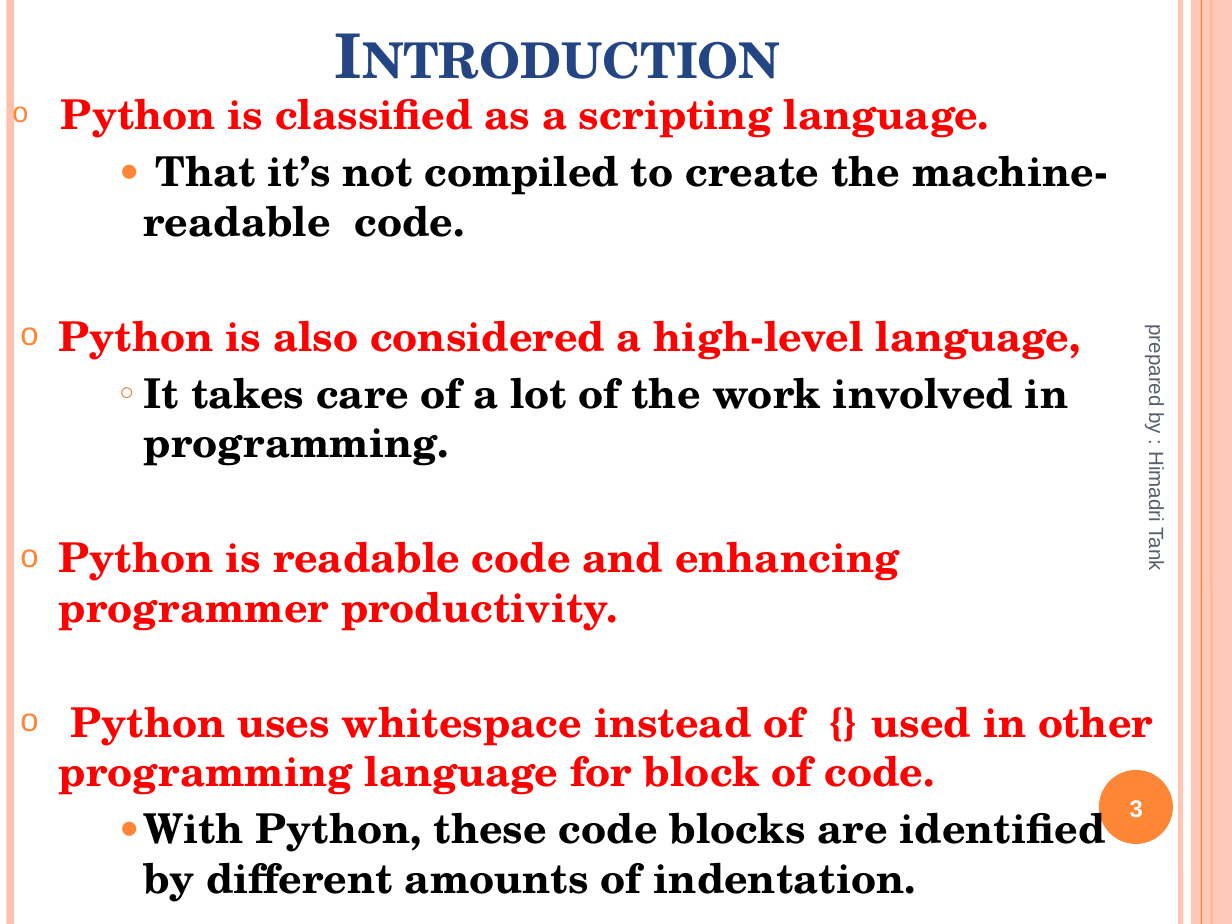
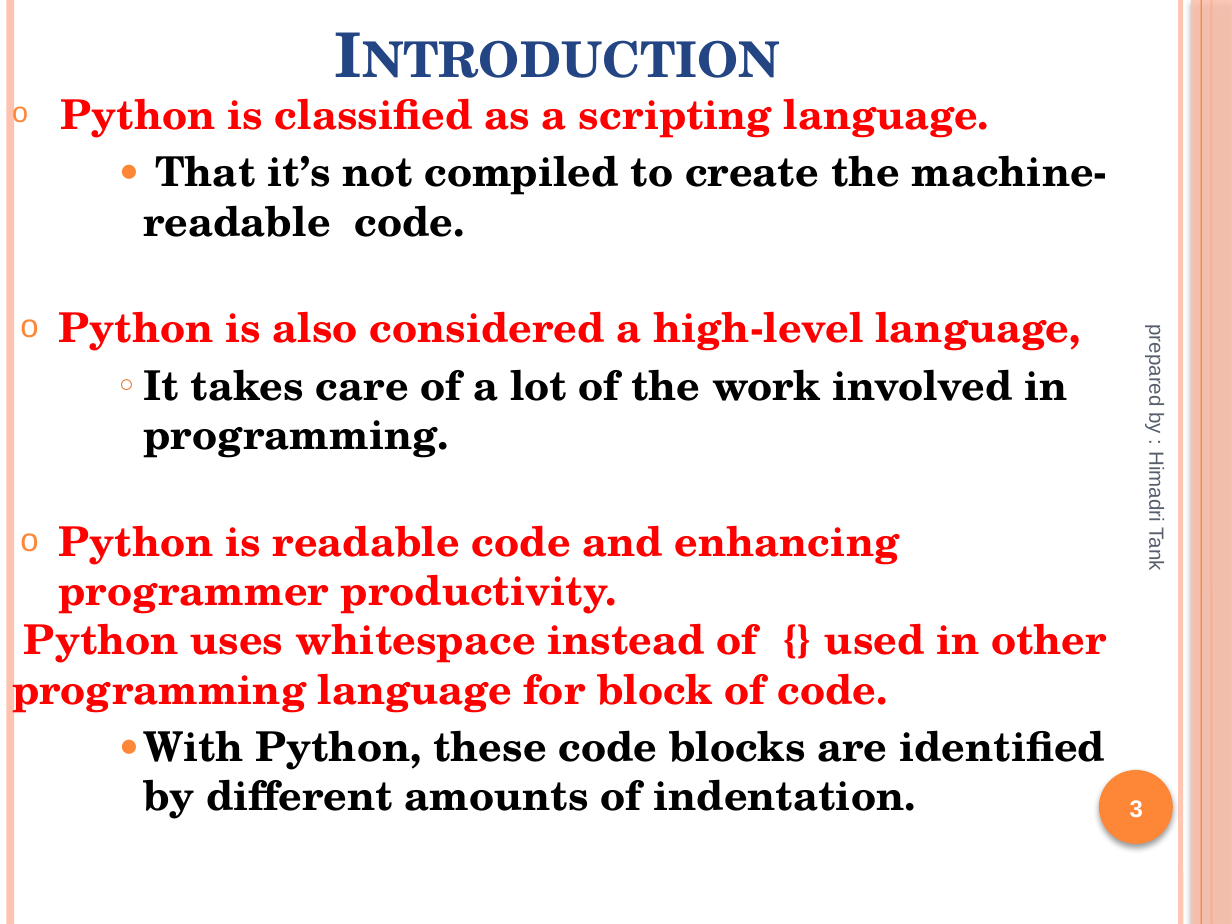
Before and after one commit to yatharth-vataliya/mscit3, a slide deck: slide 3 of Python(Django)/UNIT 1 Python introduction.ppsx. Drawn at 1232x924 pixels with LibreOffice and Linux fonts; fonts in the diff are those of the drawing. Boxes give left, top, right and bottom in pixels: in the first picture for what was removed or moved away, otherwise in the second. Text is boxed around its words. In the diff, an @@ line names an element or a change of style, - is before the commit and + after.

```diff
--- a/Python(Django)/UNIT 1 Python introduction.ppsx
+++ b/Python(Django)/UNIT 1 Python introduction.ppsx
@@ line (10, 0) - (10, 924): stroke #FEC3AE 4.5 pt to #FEC3AE 4.51 pt @@
@@ rectangle at box(1191, 0, 1232, 924): shadow on @@
@@ text at box(12, 155, 1108, 819): bullet o to none; list level 2 to 1 in "Python uses whitespace instead of ..." @@
@@ ellipse at box(1099, 770, 1173, 844): shadow on @@
```
Also in this commit, not shown: 25 other slides changed, 3 other files.
